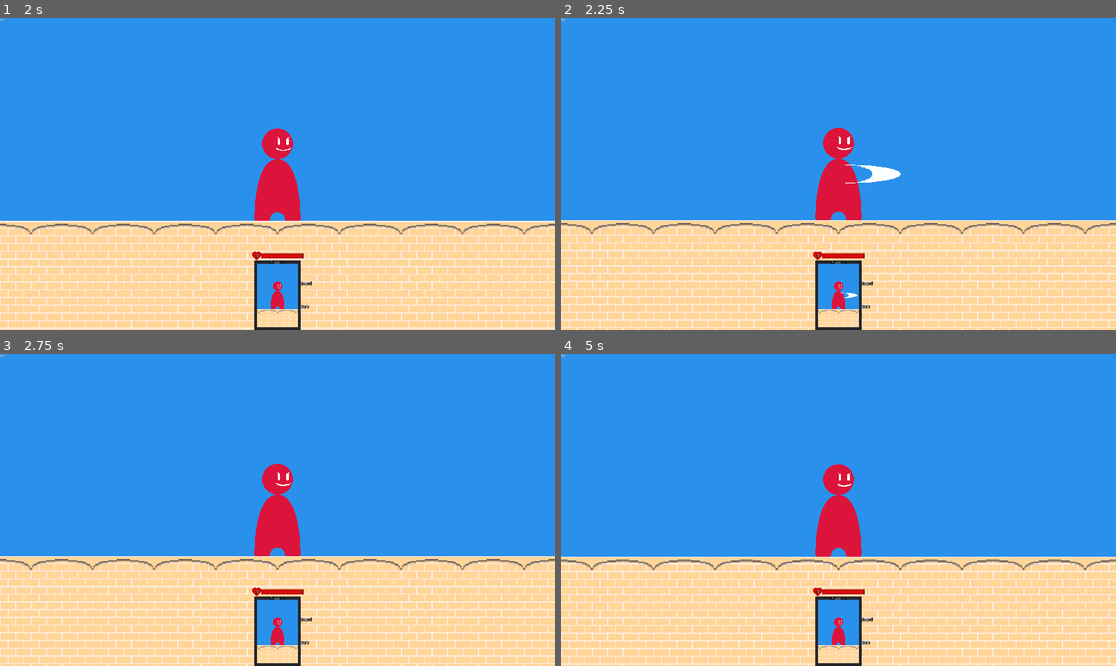
Above: before the commit, frames 1-4 (two rows, left to right).
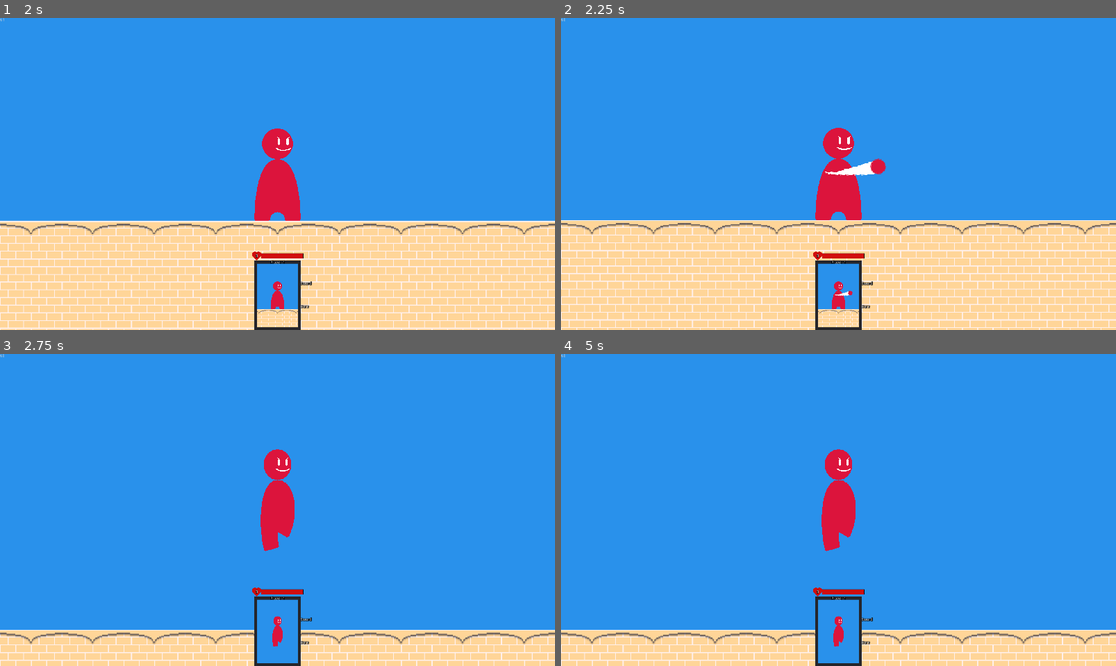
Above: after the commit, the same moments.

Repository: Essojadojef/offhand-champion
Game: Godot game, scene res://fight_gui.tscn
The game is run twice, just before and just after one commit, with the same random seed, the same clock (stepped at 60 frames per second) and the same inputs. The engine's default icon, where the game draws it, is replaced by a stand-in: a white triangle on a blue panel in a dark square.
Inputs (mouse positions are in pixels of both pictures, inside the frame that each line leads up to):
- Up to frame 1 (2 s): tap Enter at 0.5 s; move the mouse to (399, 158) at 0.52 s; hold Right (ui_right) 0.53-1.25 s; tap I at 0.6 s; click (399, 158) at 0.67 s; tap Space at 0.77 s; tap J at 0.8 s; click "Ready" at 1.25 s
- Up to frame 2 (2.25 s): move the mouse to (727, 189) at 2.02 s; hold Down (ui_down) from 2.03 s (still down); tap J at 2.1 s
- Up to frame 3 (2.75 s): keep holding Down (ui_down); tap Space at 2.27 s; tap K at 2.3 s
- Up to frame 4 (5 s): move the mouse to (894, 441) at 2.77 s; release Down (ui_down) at 2.78 s; hold Right (ui_right) 2.78-3.53 s; tap K at 2.85, 4.55 s; tap I at 3.05, 3.6 s; move the mouse to (810, 572) at 3.52 s; hold Up (ui_up) 3.53-4.28 s; click (810, 572) at 3.67 s; tap Space at 3.77, 4.52 s; tap J at 3.8, 4.35 s; move the mouse to (1005, 556) at 4.27 s; hold Left (ui_left) from 4.28 s (still down)

Frame 1 is identical in both runs. In frame 2, 0.5% of the frame differs, in the area x 47-62%, y 44-90%; in frame 3, 28%; in frame 4, 28%, in the area x 0-100%, y 30-100%.

Commit message:
Changes to default button mappings in globals.gd.

Diff:
--- a/globals.gd
+++ b/globals.gd
@@ -171,15 +171,21 @@
 				"down": KEY_S,
 				"heavy_time": 5
 			} if keyboard else {
-				"stick_x": JOY_AXIS_0,
-				"stick_y": JOY_AXIS_1,
+				"stick_x": JOY_ANALOG_LX,
+				"stick_y": JOY_ANALOG_LY,
 				"deadzone": .8,
 				"heavy_time": 5
 			}
 		button_settings = {
+				#"jump": [KEY_KP_0],
+				#"weapon_1": [KEY_KP_5],
+				#"weapon_2": [KEY_KP_1],
+				#"item": [KEY_KP_2],
+				#"guard": [KEY_KP_6],
+				#"throw": [KEY_KP_ADD]
 				"jump": [KEY_SPACE],
-				"weapon_1": [KEY_J],
-				"weapon_2": [KEY_I],
+				"weapon_1": [KEY_I],
+				"weapon_2": [KEY_J],
 				"item": [KEY_K],
 				"guard": [KEY_O],
 				"throw": [KEY_P]
